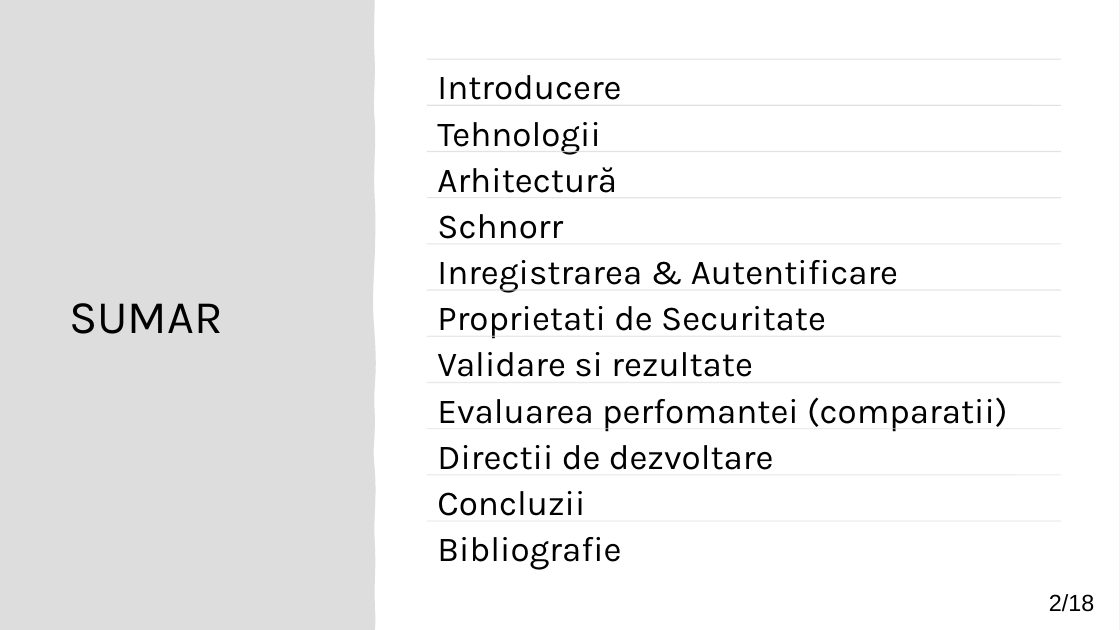
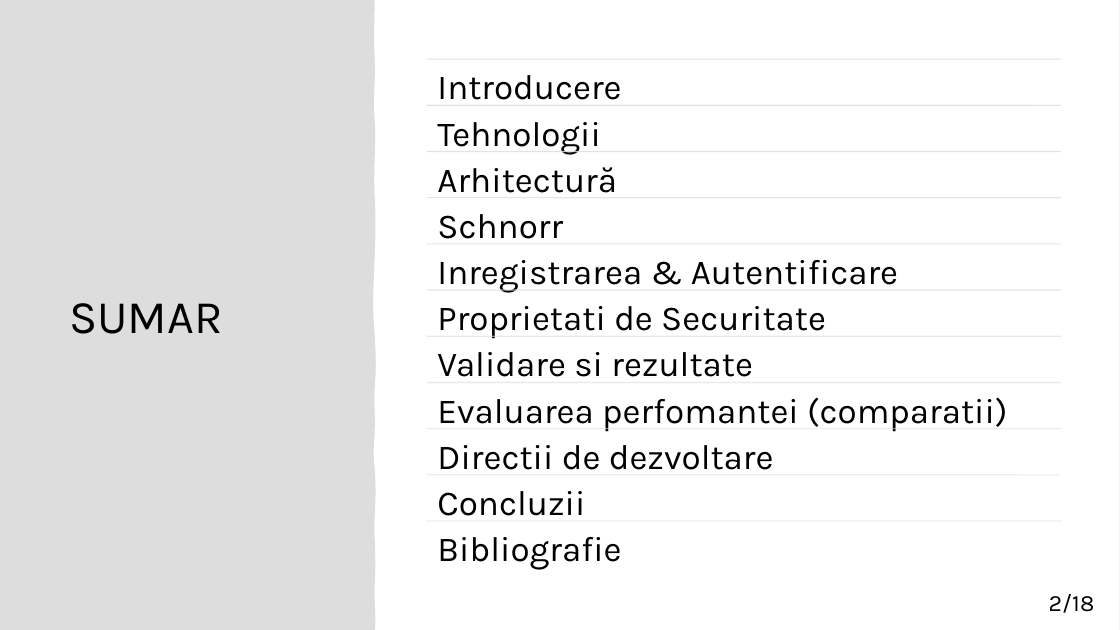
Before and after one commit to matei-rares-a/acas, a slide deck: slide 2 of docs/prezentare/current_draft/disertatie_matei_rares_prezentare_main.pptx. Drawn at 1120x630 pixels with LibreOffice and Linux fonts; fonts in the diff are those of the drawing. Boxes give left, top, right and bottom in pixels: in the first picture for what was removed or moved away, otherwise in the second. Text is boxed around its words. In the diff, an @@ line names an element or a change of style, - is before the commit and + after.

```diff
--- a/docs/prezentare/current_draft/disertatie_matei_rares_prezentare_main.pptx
+++ b/docs/prezentare/current_draft/disertatie_matei_rares_prezentare_main.pptx
@@ text "2/18" at bbox=[1049, 594, 1095, 613]: font Arial to Karla @@
```
Also in this commit, not shown: 14 other slides changed, 4 slides added, 4 slides removed, 9 other files.
